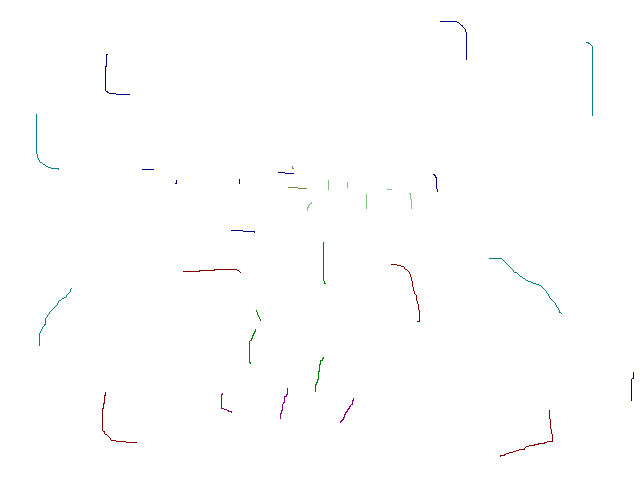
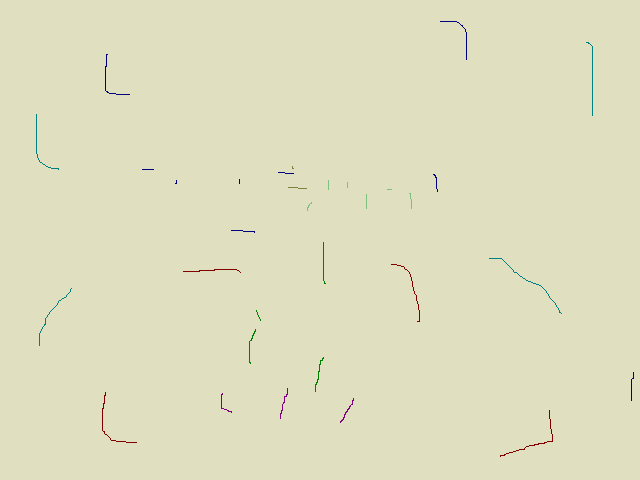
Two versions of the same layered image (640 x 480). Layer-by-layer changes:
painted on "Background" over [0, 0, 640, 480]
painted on "9_KitchenLow.png" over [0, 0, 640, 480]
